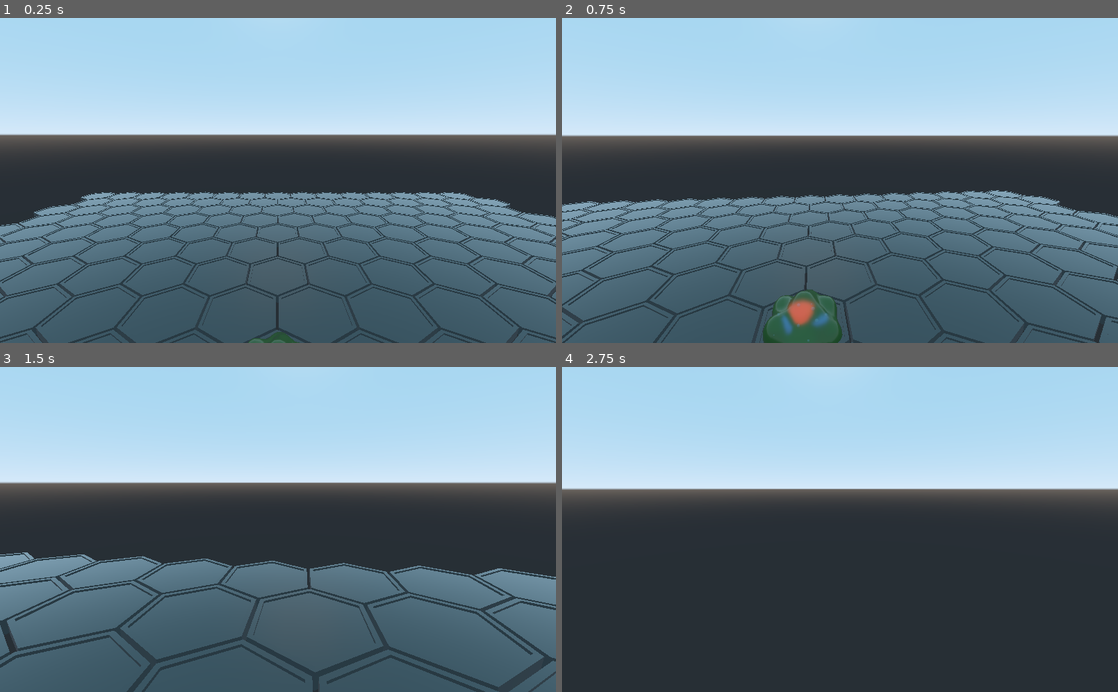
Above: before the commit, frames 1-4 (two rows, left to right).
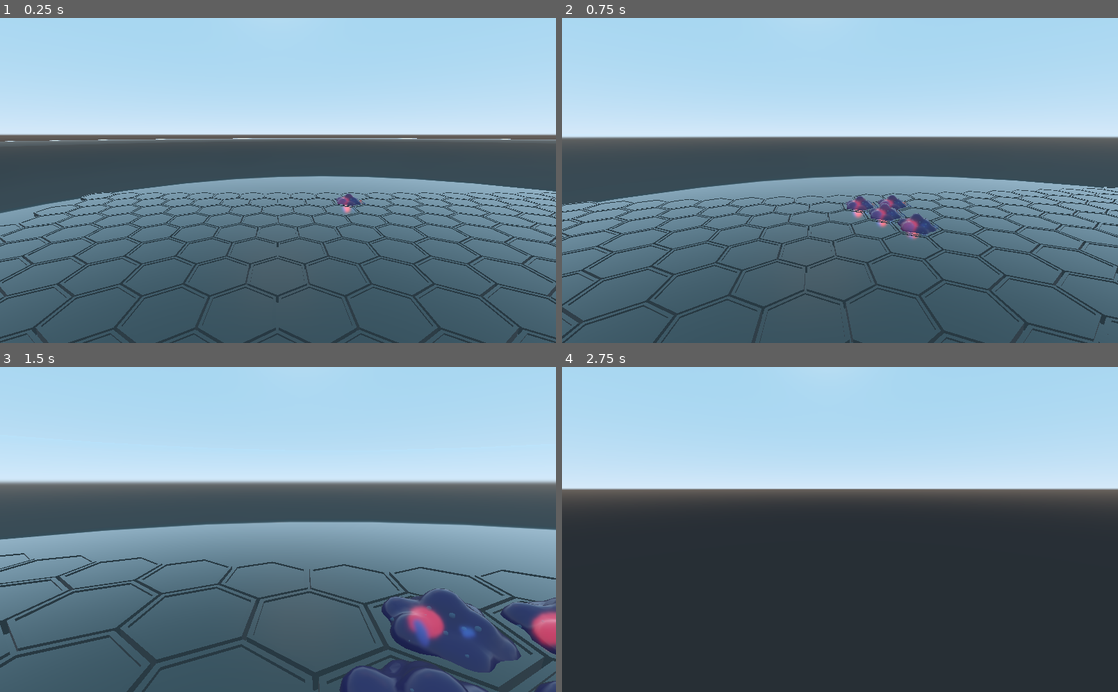
Above: after the commit, the same moments.

Repository: KrtzDev/cell-culture
Game: Godot game, scene res://TestScene.tscn
Same seed, same stepped clock (60 frames per second), same inputs: the game is played once before the commit and once after it. The project has no main scene, so this scene is started directly.
Inputs (mouse positions are in pixels of both pictures, inside the frame that each line leads up to):
- Up to frame 1 (0.25 s): no input
- Up to frame 2 (0.75 s): tap Enter (ui_accept) at 0.5 s; move the mouse to (867, 180) at 0.52 s; hold Up (ui_up) from 0.53 s (still down); hold Enter (ui_accept) from 0.53 s (still down)
- Up to frame 3 (1.5 s): keep holding Up (ui_up); move the mouse to (250, 529) at 1.27 s; release Enter (ui_accept) at 1.28 s; tap Enter (ui_accept) at 1.35 s
- Up to frame 4 (2.75 s): keep holding Up (ui_up); tap Enter (ui_accept) at 1.52, 1.82 s; move the mouse to (851, 523) at 2.02 s; hold Enter (ui_accept) from 2.03 s (still down)

The runs differ from the first frame. In frame 1, 13% of the frame differs, in the area x 0-100%, y 36-100%; in frame 2, 17%; in frame 3, 29%, in the area x 0-100%, y 35-100%; in frame 4, nothing differs.

Commit message:
'improved' cell mechanics

Diff:
--- a/cell-culture/GameManager.gd
+++ b/cell-culture/GameManager.gd
@@ -1,15 +1,30 @@
 extends Spatial
 
 var grid = [[]] #list of all tile objects [column][row]
+var currRound := 0
+var spawnProtection := 5 #after how many rounds the minNeighbours rule is enforced
+
+var livingCellsEnemy = [] #list of all enemy cells
+var enemyStats = {
+	startCoords = Vector2(9,1),
+	minNeighbours = 1,
+	maxNeighbours = 3,
+	mitosisAmount = 3,
+	direction = "random",
+	defense = 2,
+	enemy = "player"
+	}
 
 var livingCells = [] #list of all living player cells
-
-var startCoords = Vector2(7,8)
-var minNeighbours = 1
-var maxNeigbours = 3
-var mitosisAmount = 4
-var direction = "random"
-
+var playerStats = {
+	startCoords = Vector2(10,18),
+	minNeighbours = 1,
+	maxNeighbours = 3,
+	mitosisAmount = 3,
+	direction = "random",
+	defense = 1,
+	enemy = "com"
+	}
 
 # Called when the node enters the scene tree for the first time.
 func _ready():
@@ -18,50 +33,108 @@
 	grid = petriDishCreator.columns #get grid list from creator
 
 	#initialize the starting cell
-	var initialCell = get_cell_from_coords(startCoords)
-	initialCell.come_to_live(mitosisAmount)
+	var initialCell = get_cell_from_coords(playerStats["startCoords"])
+	initialCell.faction = "player"
+	initialCell.come_to_live(playerStats["mitosisAmount"])
 	livingCells.append(initialCell)
+
+	#initialize the enemy cell
+	var enemyCell = get_cell_from_coords(enemyStats["startCoords"])
+	enemyCell.faction = "com"
+	enemyCell.come_to_live(enemyStats["mitosisAmount"])
+	livingCellsEnemy.append(enemyCell)
 
 func _input(event):
 	if event.is_action_pressed("ui_accept"):
+		currRound += 1
+		print("Round " + str(currRound) + ":")
 		var tmpLivingCells = [] + livingCells
 		for cell in tmpLivingCells:
 			analyze_environment(cell)
 		print("nmbr of cells: ",livingCells.size())
+
+		var tmpEnemyCells = [] + livingCellsEnemy
+		for cell in tmpEnemyCells:
+			analyze_environment(cell)
+		print("nmbr of enemy cells: ",livingCellsEnemy.size())
+
 	if event.is_action_pressed("ui_cancel"):
 		get_tree().quit()
 
-
 #abilities
 func analyze_environment(activeCell):
+	#vars
+	var stats
+	if activeCell.faction == "player":
+		stats = playerStats
+	else:
+		stats = enemyStats
+
+	var startCoords = stats["startCoords"]
+	var minNeighbours = stats["minNeighbours"]
+	var maxNeighbours =  stats["maxNeighbours"]
+	var mitosisAmount = stats["mitosisAmount"]
+	var direction = stats["direction"]
+	var defense = stats["defense"]
+	var enemy = stats["enemy"]
+
 	var neighbourCoords = activeCell.neighbours
 
 	var inhabitableCells = []
 	var livingNeighbours = []
-
+	var enemyNeighbours = []
+
+	#check neighbouring tiles for inhabitableCells, neighbours and enemies
 	for neighbourCoord in neighbourCoords:
 		var neighbourCell = get_cell_from_coords(neighbourCoord)
 		if neighbourCell.isAlive == false and neighbourCell.isObstacle == false:
 			inhabitableCells.append(neighbourCell)
 		elif neighbourCell.isAlive == true:
 			livingNeighbours.append(neighbourCell)
-
+		if neighbourCell.faction == stats["enemy"]:
+			enemyNeighbours.append(neighbourCell)
+
+#	print("["+ activeCell.name + "] " + "inhabitable: "+ str(inhabitableCells.size()) + "| living neighbours: " + str(livingNeighbours.size()) + " | enemy neighbours: " + str(enemyNeighbours.size()))
+
+
+	#decide whether the current cell gets overtaken by the enemy
+	if enemyNeighbours.size() > defense:
+		var mitosisStatus = activeCell.cellDivisionsLeft
+		kill_cell(activeCell)
+		activeCell.faction = stats["enemy"]
+		activeCell.come_to_live(mitosisStatus)
+		if activeCell.faction == "player":
+			livingCells.append(activeCell)
+		else:
+			livingCellsEnemy.append(activeCell)
+		return
+
+	#check if there are not too less and not too many neighbours
 	var nmbrNeighbours = livingNeighbours.size()
-	if (nmbrNeighbours <= minNeighbours && livingCells.size()>minNeighbours*2):
+	if (nmbrNeighbours <= minNeighbours && currRound >= spawnProtection):
 		kill_cell(activeCell)
-	elif nmbrNeighbours <= maxNeigbours and inhabitableCells.size() >= 1:
+	elif nmbrNeighbours <= maxNeighbours and inhabitableCells.size() >= 1:
 		if (activeCell.cellDivisionsLeft >= 1):
 			activeCell.cellDivisionsLeft = activeCell.cellDivisionsLeft - 1
 			create_new_cell(activeCell, inhabitableCells)
-	elif nmbrNeighbours >= maxNeigbours:
+	elif nmbrNeighbours >= maxNeighbours:
 		kill_cell(activeCell)
 
 func create_new_cell(activeCell, inhabitableCells):
+	var stats
+	if activeCell.faction == "player":
+		stats = enemyStats
+	else:
+		stats = playerStats
+
+	var mitosisAmount = stats["mitosisAmount"]
+	var direction = stats["direction"]
 
 	var newCell
 
 	randomize()
 
+	#spawn the new cell in the prefered direction if available
 	if direction != "random":
 		var gridPos = activeCell.gridPos
 
@@ -142,20 +215,28 @@
 			else:
 				newCell = inhabitableCells[randi() % inhabitableCells.size()]
 
+	#if the prefered direction is random spawn on random inhabitable neighbouring cell
 	elif direction == "random":
 		newCell = inhabitableCells[randi() % inhabitableCells.size()]
 
-
-	newCell.come_to_live(mitosisAmount)
-	livingCells.append(newCell)
+	#initialize the new cell from the current factions stats
+	newCell.faction = activeCell.faction
+	newCell.come_to_live(stats["mitosisAmount"])
+	if activeCell.faction == "player":
+		livingCells.append(newCell)
+	else:
+		livingCellsEnemy.append(newCell)
 
 func kill_cell(activeCell):
 	activeCell.die()
-	livingCells.erase(activeCell)
+
+	if activeCell.faction == "player":
+		livingCells.erase(activeCell)
+	else:
+		livingCellsEnemy.erase(activeCell)
 
 
 #helper
 func get_cell_from_coords(coords:Vector2):
-
 	var cell = grid[coords.x][coords.y]
 	return cell
--- a/cell-culture/TestScene.tscn
+++ b/cell-culture/TestScene.tscn
@@ -1,10 +1,14 @@
-[gd_scene load_steps=4 format=2]
+[gd_scene load_steps=5 format=2]
 
 [ext_resource path="res://scripts/PetriDishCreator.gd" type="Script" id=1]
 [ext_resource path="res://GameManager.gd" type="Script" id=2]
 [ext_resource path="res://CameraNode.tscn" type="PackedScene" id=3]
+[ext_resource path="res://petriDish.tscn" type="PackedScene" id=4]
 
 [node name="TestScene" type="Spatial"]
+
+[node name="PetriDish" parent="." instance=ExtResource( 4 )]
+transform = Transform( 0.85, 0, 0, 0, 0.85, 0, 0, 0, 0.85, 8.71183, -0.1674, 7.3684 )
 
 [node name="GameManager" type="Spatial" parent="."]
 script = ExtResource( 2 )
--- /dev/null
+++ b/cell-culture/cell_enemy.tscn
@@ -0,0 +1,15 @@
+[gd_scene load_steps=6 format=2]
+
+[ext_resource path="res://models/cell/Cell.glb" type="PackedScene" id=1]
+[ext_resource path="res://models/shader/cellCore.tres" type="Material" id=2]
+[ext_resource path="res://models/shader/enemyCell.tres" type="Material" id=3]
+[ext_resource path="res://models/shader/mitochondria.tres" type="Material" id=4]
+[ext_resource path="res://models/shader/cellDetails.tres" type="Material" id=5]
+
+[node name="Cell" instance=ExtResource( 1 )]
+
+[node name="Icosphere004" parent="." index="0"]
+material/0 = ExtResource( 3 )
+material/1 = ExtResource( 2 )
+material/2 = ExtResource( 4 )
+material/3 = ExtResource( 5 )
--- /dev/null
+++ b/cell-culture/models/shader/enemyCell.tres
@@ -0,0 +1,9 @@
+[gd_resource type="SpatialMaterial" format=2]
+
+[resource]
+flags_transparent = true
+albedo_color = Color( 0.00392157, 0.0117647, 0.498039, 0.521569 )
+roughness = 0.17
+refraction_enabled = true
+refraction_scale = 0.01
+refraction_texture_channel = 0
--- a/cell-culture/scripts/PetriDishCreator.gd
+++ b/cell-culture/scripts/PetriDishCreator.gd
@@ -1,8 +1,8 @@
-#tool
+tool
 extends Spatial
 
-var gridWidth : int = 15
-var gridHeight : int = 10
+var gridWidth : int = 20
+var gridHeight : int = 20
 
 var hexTile
 var tileSize : float = 0.9
--- a/cell-culture/scripts/tileScript.gd
+++ b/cell-culture/scripts/tileScript.gd
@@ -6,20 +6,26 @@
 var gridPos = Vector2()
 var cellDivisionsLeft
 var neighbours
+var faction = "neutral" #neutral, com, player
 
 
 func come_to_live(mitAmount:int):
 	isAlive = true
-	var cell = self.get_node("Cell")
-	self.get_node("Cell").visible = true
 
-	#self.get_node("Cell/Mball011").mesh.surface_get_material(0).albedo_color = Color(0.94, 1, 1, 1)
+	if faction == "player":
+		var cell = self.get_node("Cell")
+		cell.visible = true
+
+	elif faction == "com":
+		var cell_enemy = self.get_node("Cell_enemy")
+		cell_enemy.visible = true
 
 	cellDivisionsLeft=mitAmount
 
 func die():
 	isAlive = false
 	self.get_node("Cell").visible = false
+	self.get_node("Cell_enemy").visible = false
 
 func get_neighbours():
 	var topLeft
--- a/cell-culture/tile.tscn
+++ b/cell-culture/tile.tscn
@@ -1,8 +1,9 @@
-[gd_scene load_steps=4 format=2]
+[gd_scene load_steps=5 format=2]
 
 [ext_resource path="res://hexTile.tscn" type="PackedScene" id=1]
 [ext_resource path="res://scripts/tileScript.gd" type="Script" id=2]
 [ext_resource path="res://cell.tscn" type="PackedScene" id=3]
+[ext_resource path="res://cell_enemy.tscn" type="PackedScene" id=4]
 
 [node name="Tile" type="Spatial"]
 transform = Transform( 0.5, 0, 0, 0, 0.5, 0, 0, 0, 0.5, 0, 0, 0 )
@@ -13,3 +14,6 @@
 [node name="Cell" parent="." instance=ExtResource( 3 )]
 transform = Transform( 1, 0, 0, 0, 1, 0, 0, 0, 1, 0, 0.106367, 0 )
 visible = false
+
+[node name="Cell_enemy" parent="." instance=ExtResource( 4 )]
+visible = false
